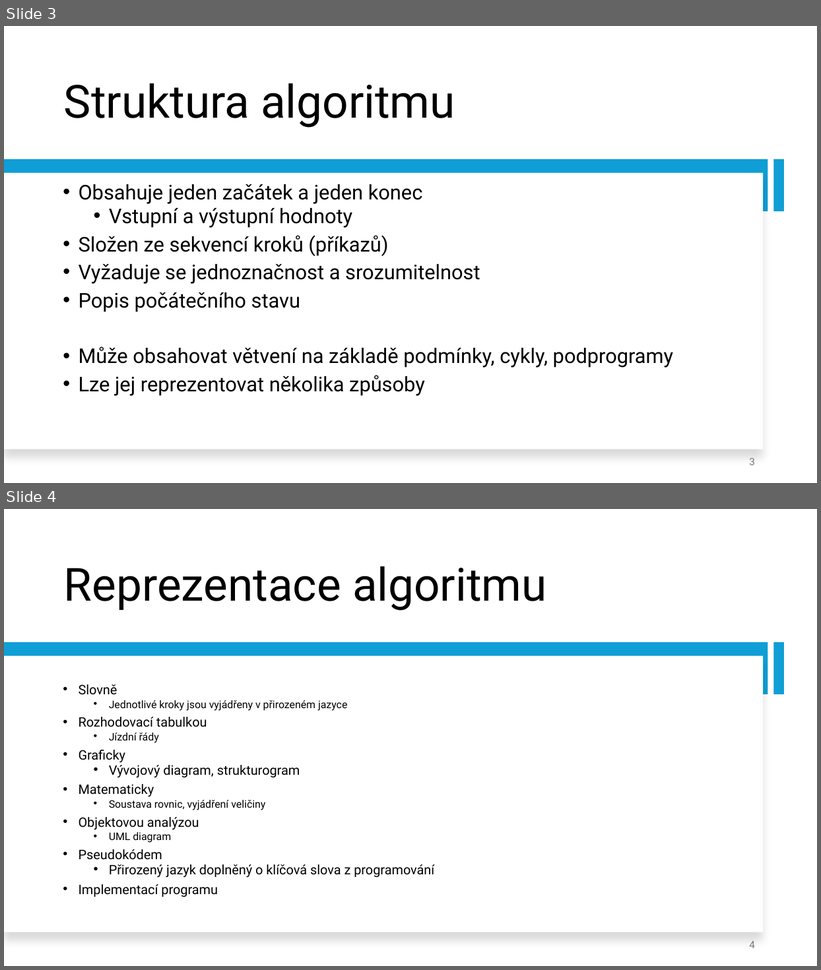
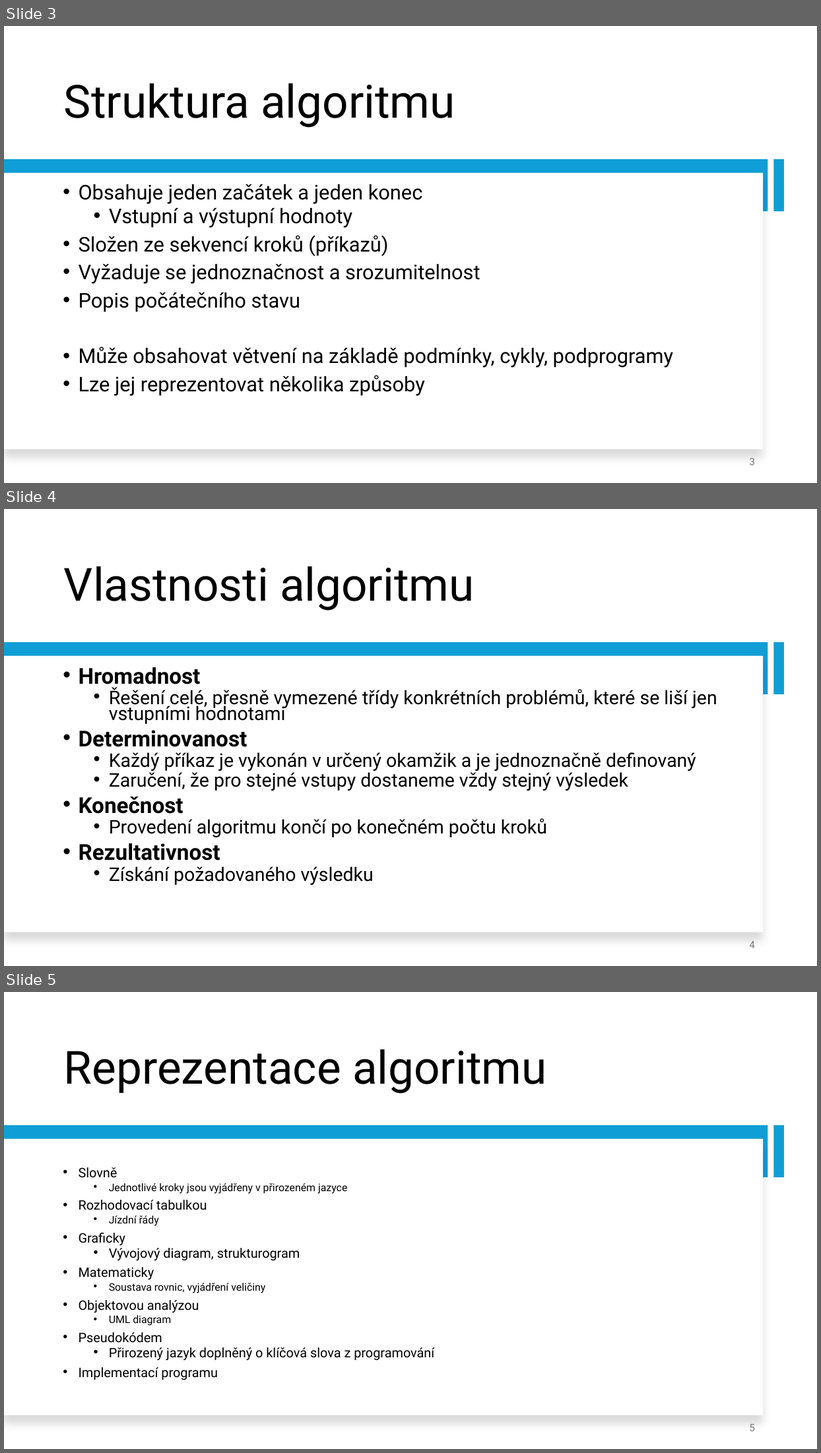
Before and after one commit to dawissl/hradebni, a slide deck: Prezentace/1. ročník/PGM_01_uvod_do_algoritmizace_programovaci_jazyk.pptx. Shown one above the other, each under a label of ours: slides 3 and 4 before the commit, slides 3, 4 and 5 after it. The pictures are 821x970 and 821x1453 pixels, drawn with LibreOffice and Linux fonts; fonts in the diff are those of the drawing. Boxes give left, top, right and bottom in pixels: in the first picture for what was removed or moved away, otherwise in the second. Text is boxed around its words. In the diff, an @@ line names an element or a change of style, - is before the commit and + after.

Commit message:
fix presentation

```diff
--- a/Prezentace/1. ročník/PGM_01_uvod_do_algoritmizace_programovaci_jazyk.pptx
+++ b/Prezentace/1. ročník/PGM_01_uvod_do_algoritmizace_programovaci_jazyk.pptx
@@ slide 4 added at (x1=4, y1=509, x2=817, y2=966), background #FFFFFF @@
@@ title added at (x1=64, y1=566, x2=475, y2=611), 54 pt, text #000000 @@
+Vlastnosti algoritmu
@@ rectangle added at (x1=4, y1=642, x2=768, y2=694), fill #0F9ED5 @@
@@ rectangle added at (x1=774, y1=642, x2=784, y2=694), fill #0F9ED5 @@
@@ rectangle added at (x1=4, y1=656, x2=764, y2=933), fill #FFFFFF @@
@@ text added at (x1=79, y1=667, x2=717, y2=885), 22.2 pt, text #000000 @@
+• Hromadnost
+  • Řešení celé, přesně vymezené třídy konkrétních problémů, které se liší jen vstupními hodnotami
+• Determinovanost
+  • Každý příkaz je vykonán v určený okamžik a je jednoznačně definovaný
+  • Zaručení, že pro stejné vstupy dostaneme vždy stejný výsledek
+• Konečnost
+  • Provedení algoritmu končí po konečném počtu kroků
+• Rezultativnost
+  • Získání požadovaného výsledku
@@ page number added at (x1=749, y1=941, x2=755, y2=949), 12 pt, text #797979 @@
+4
@@ what was slide 4 is now slide 5 @@
@@ page number at (x1=749, y1=1424, x2=755, y2=1432): text changed @@
-4
+5
```
